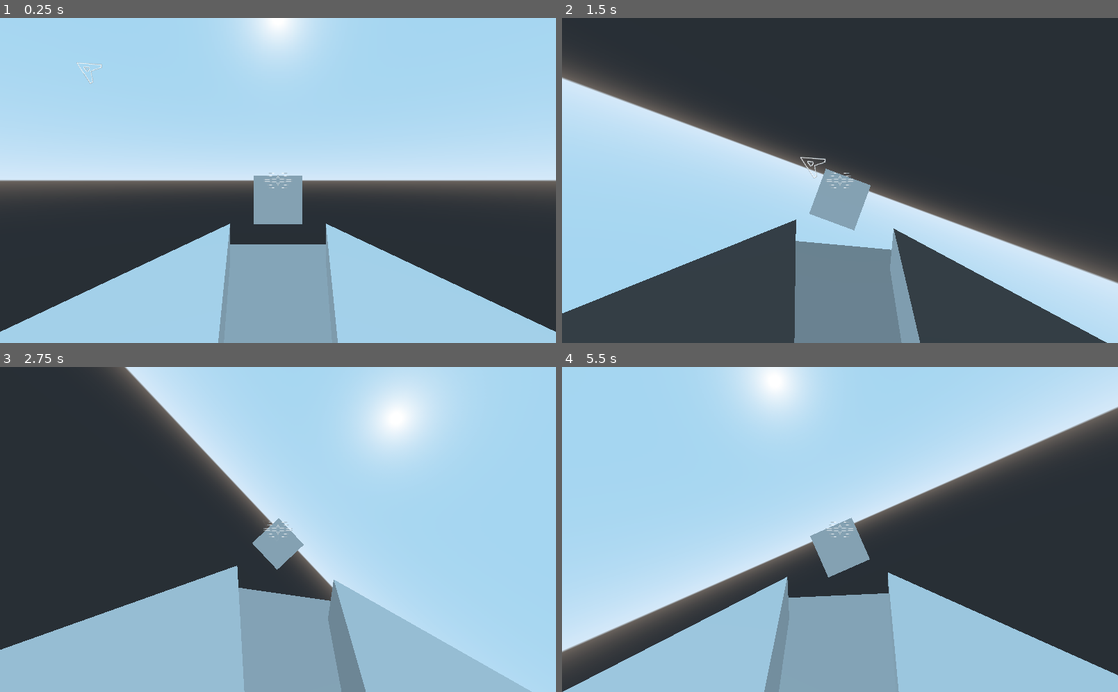
Above: before the commit, frames 1-4 (two rows, left to right).
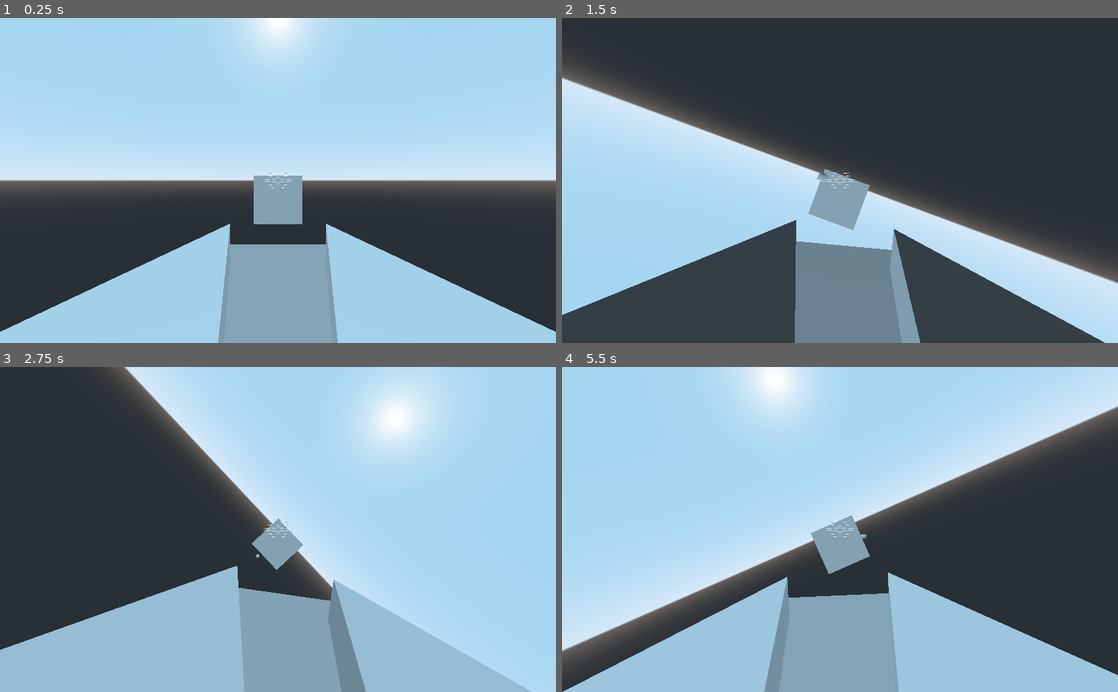
Above: after the commit, the same moments.

Repository: TheEvenOnes/core-breach
Game: Godot game, scene res://src/arena/Arena.tscn
The game is run twice, just before and just after one commit, with the same random seed, the same clock (stepped at 60 frames per second) and the same inputs.
Inputs (mouse positions are in pixels of both pictures, inside the frame that each line leads up to):
- Up to frame 1 (0.25 s): no input
- Up to frame 2 (1.5 s): tap Enter at 0.5 s; move the mouse to (962, 164) at 0.52 s; hold E (roll_right) 0.53-1.28 s; click (962, 164) at 0.6 s; move the mouse to (728, 196) at 1.27 s; hold S (throttle_backward) from 1.28 s (still down); click (728, 196) at 1.35 s
- Up to frame 3 (2.75 s): move the mouse to (333, 458) at 2.02 s; release S (throttle_backward) at 2.03 s; hold E (roll_right) from 2.03 s (still down); click (333, 458) at 2.1 s
- Up to frame 4 (5.5 s): move the mouse to (812, 594) at 2.77 s; release E (roll_right) at 2.78 s; hold W (throttle_forward) 2.78-3.53 s; click (812, 594) at 2.85 s; move the mouse to (1006, 578) at 3.52 s; hold Q (roll_left) 3.53-5.03 s; click (1006, 578) at 3.6 s; move the mouse to (673, 480) at 4.27 s; click (673, 480) at 4.35 s; move the mouse to (867, 529) at 5.02 s; hold S (throttle_backward) from 5.03 s (still down); click (867, 529) at 5.1 s

The runs differ from the first frame. In frame 1, less than 0.1% of the frame differs, in the area x 13-19%, y 13-21%; in frame 2, 0.4%; in frame 3, 0.2%; in frame 4, 0.8%, in the area x 0-100%, y 11-98%.

Commit message:
Added basic shooty shooty

Diff:
--- a/project.godot
+++ b/project.godot
@@ -65,6 +65,11 @@
 "events": [ Object(InputEventKey,"resource_local_to_scene":false,"resource_name":"","device":0,"alt":false,"shift":false,"control":false,"meta":false,"command":false,"pressed":false,"scancode":83,"unicode":0,"echo":false,"script":null)
  ]
 }
+fire_primary={
+"deadzone": 0.5,
+"events": [ Object(InputEventMouseButton,"resource_local_to_scene":false,"resource_name":"","device":0,"alt":false,"shift":false,"control":false,"meta":false,"command":false,"button_mask":0,"position":Vector2( 0, 0 ),"global_position":Vector2( 0, 0 ),"factor":1.0,"button_index":1,"pressed":false,"doubleclick":false,"script":null)
+ ]
+}
 
 [physics]
 
--- a/src/arena/Arena.tscn
+++ b/src/arena/Arena.tscn
@@ -60,11 +60,17 @@
 margin_right = 32.0
 margin_bottom = 32.0
 texture = ExtResource( 2 )
+__meta__ = {
+"_edit_use_anchors_": false
+}
 
 [node name="CrossTarget" type="Sprite" parent="Spaceship/InterpolatedCamera/GUI"]
 modulate = Color( 1, 1, 1, 0 )
 texture = ExtResource( 3 )
 
+[node name="ProjectileShooter" type="Position3D" parent="Spaceship/InterpolatedCamera"]
+transform = Transform( 1, 0, 0, 0, 1, 0, 0, 0, 1, 0, 0, -2.27811 )
+
 [node name="MeshInstance" type="MeshInstance" parent="."]
 transform = Transform( 1, 0, 0, 0, 1, 0, 0, 0, 1, 0, 0, -8.94254 )
 mesh = SubResource( 3 )
--- a/src/arena/Spaceship.gd
+++ b/src/arena/Spaceship.gd
@@ -1,4 +1,6 @@
 extends RigidBody
+
+const Projectile := preload('res://src/weapon/Projectile.tscn')
 
 export (float) var acceleration = 10.0
 
@@ -9,6 +11,9 @@
 func _ready() -> void:
   linear_damp = 2.0
   angular_damp = 3.0
+  var target = $InterpolatedCamera/GUI/CrossTarget
+  var center = get_viewport().size * 0.5
+  target.position = center
 
 func _input(event: InputEvent) -> void:
   if event is InputEventMouseMotion:
@@ -19,7 +24,6 @@
   var target = $InterpolatedCamera/GUI/CrossTarget
 
   var center = get_viewport().size * 0.5
-
   target.position = target.position.linear_interpolate(center + mouse_deltas * 16.0, 0.025)
 
   var distance = target.position.distance_to(center)
@@ -56,6 +60,11 @@
     add_torque(transform.basis.z * acceleration)
   if Input.is_action_pressed('roll_right'):
     add_torque(transform.basis.z * (-acceleration))
+  if Input.is_action_just_pressed('fire_primary'):
+    var projectile = Projectile.instance()
+    projectile.global_transform = $InterpolatedCamera/ProjectileShooter.global_transform
+    projectile.apply_central_impulse(projectile.transform.basis.z * -10.0)
+    get_parent().add_child(projectile)
 
   var yaw = mouse_deltas.x
   var pitch = mouse_deltas.y
--- /dev/null
+++ b/src/weapon/Projectile.tscn
@@ -0,0 +1,20 @@
+[gd_scene load_steps=3 format=2]
+
+[sub_resource type="SphereShape" id=4]
+radius = 0.1
+
+[sub_resource type="SphereMesh" id=5]
+radius = 0.1
+height = 0.4
+radial_segments = 4
+rings = 2
+
+[node name="Projectile" type="RigidBody"]
+
+[node name="CollisionShape" type="CollisionShape" parent="."]
+shape = SubResource( 4 )
+
+[node name="MeshInstance" type="MeshInstance" parent="."]
+transform = Transform( 1, 0, 0, 0, -4.37114e-08, 1, 0, -1, -4.37114e-08, 0, 0, 0 )
+mesh = SubResource( 5 )
+material/0 = null
